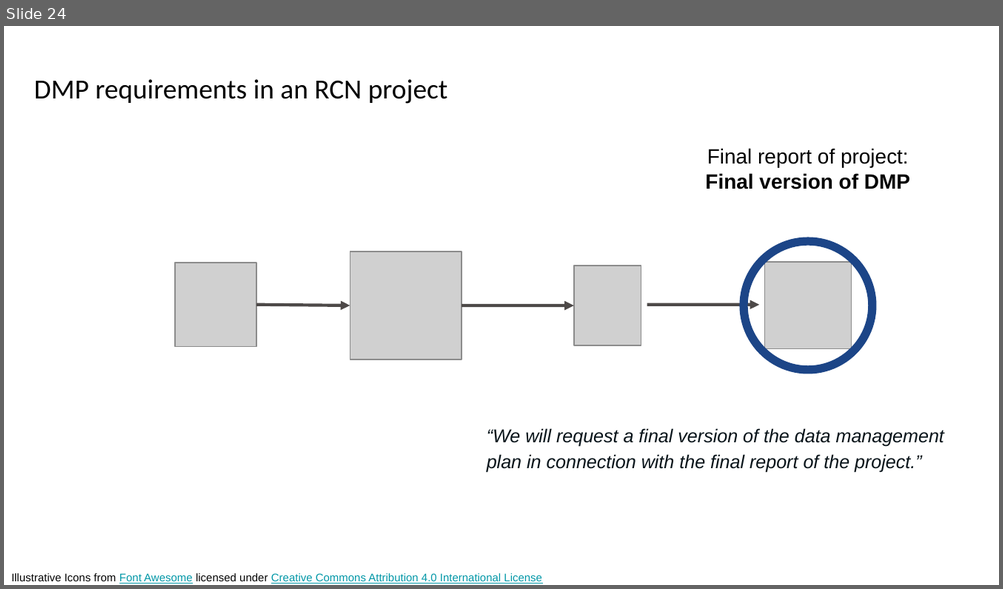
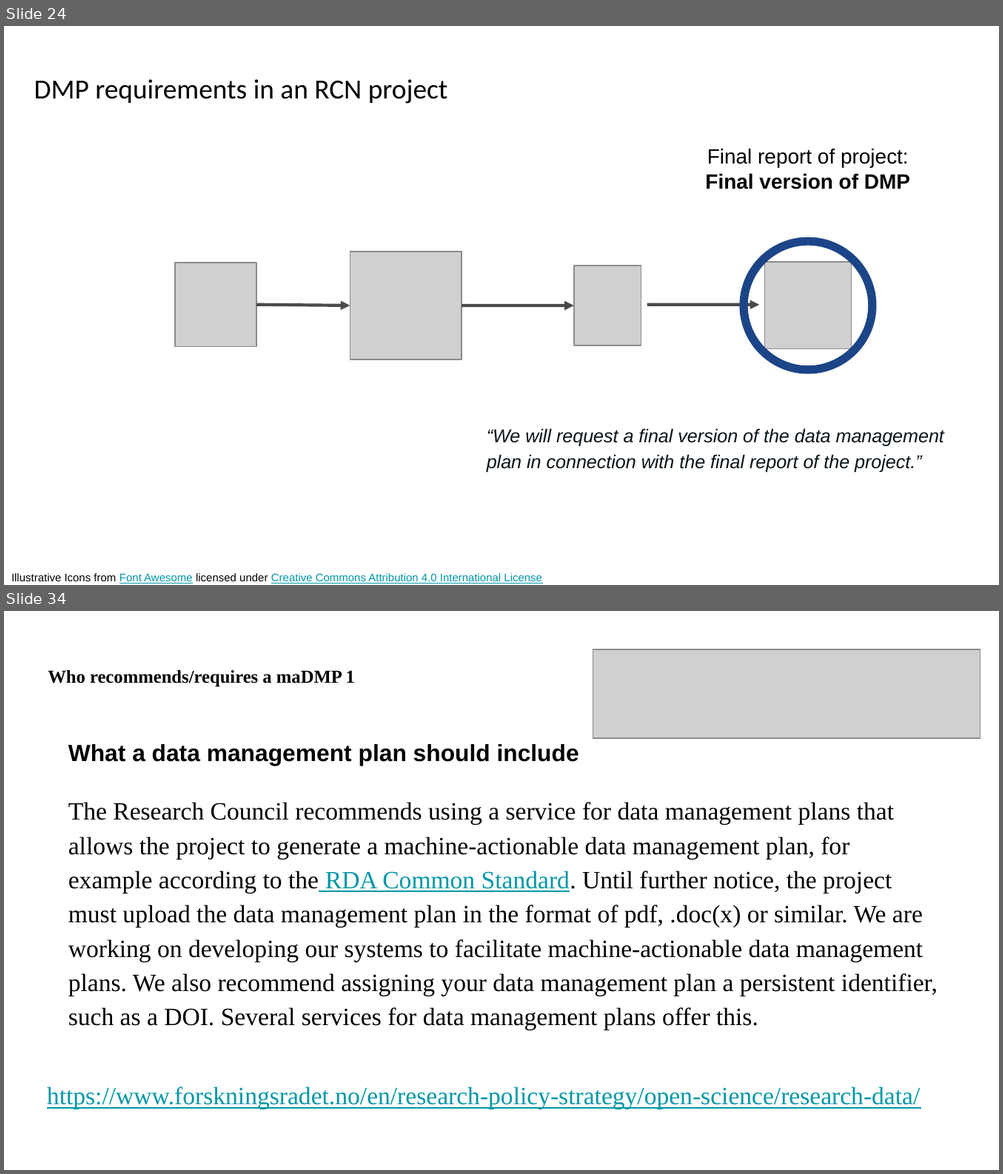
Before and after one commit to ELIXIR-Norway-Training/DMP-writing-workshop, a slide deck: 02_DMP_requirements.odp. Shown one above the other, each under a label of ours: slide 24 before the commit, slides 24 and 34 after it; the slides between them are not shown. The pictures are 1003x589 and 1003x1174 pixels, drawn with LibreOffice and Linux fonts; fonts in the diff are those of the drawing; grey boxes stand for pictures. Boxes give left, top, right and bottom in pixels: in the first picture for what was removed or moved away, otherwise in the second. Text is boxed around its words. In the diff, an @@ line names an element or a change of style, - is before the commit and + after.

```diff
--- a/02_DMP_requirements.odp
+++ b/02_DMP_requirements.odp
@@ slide 34 added at (4,611,999,1170), background #FFFFFF @@
@@ picture added at (593,649,979,738) @@
@@ title added at (48,670,355,687), 13.2 pt, text #000000, bold @@
+Who recommends/requires a maDMP 1
@@ text added at (68,744,937,1031), 18 pt, text #000000 @@
+What a data management plan should include
+The Research Council recommends using a service for data management plans that allows the project to generate a machine-actionable data management plan, for example according to the RDA Common Standard. Until further notice, the project must upload the data management plan in the format of pdf, .doc(x) or similar. We are working on developing our systems to facilitate machine-actionable data management plans. We also recommend assigning your data management plan a persistent identifier, such as a DOI. Several services for data management plans offer this.
@@ text added at (47,1087,919,1110), 18 pt, text #0097A7, underline @@
+https://www.forskningsradet.no/en/research-policy-strategy/open-science/research-data/
```
Also in this commit, not shown: 1 slide changed, 16 other slides added, 8 slides removed, 1 other file.
